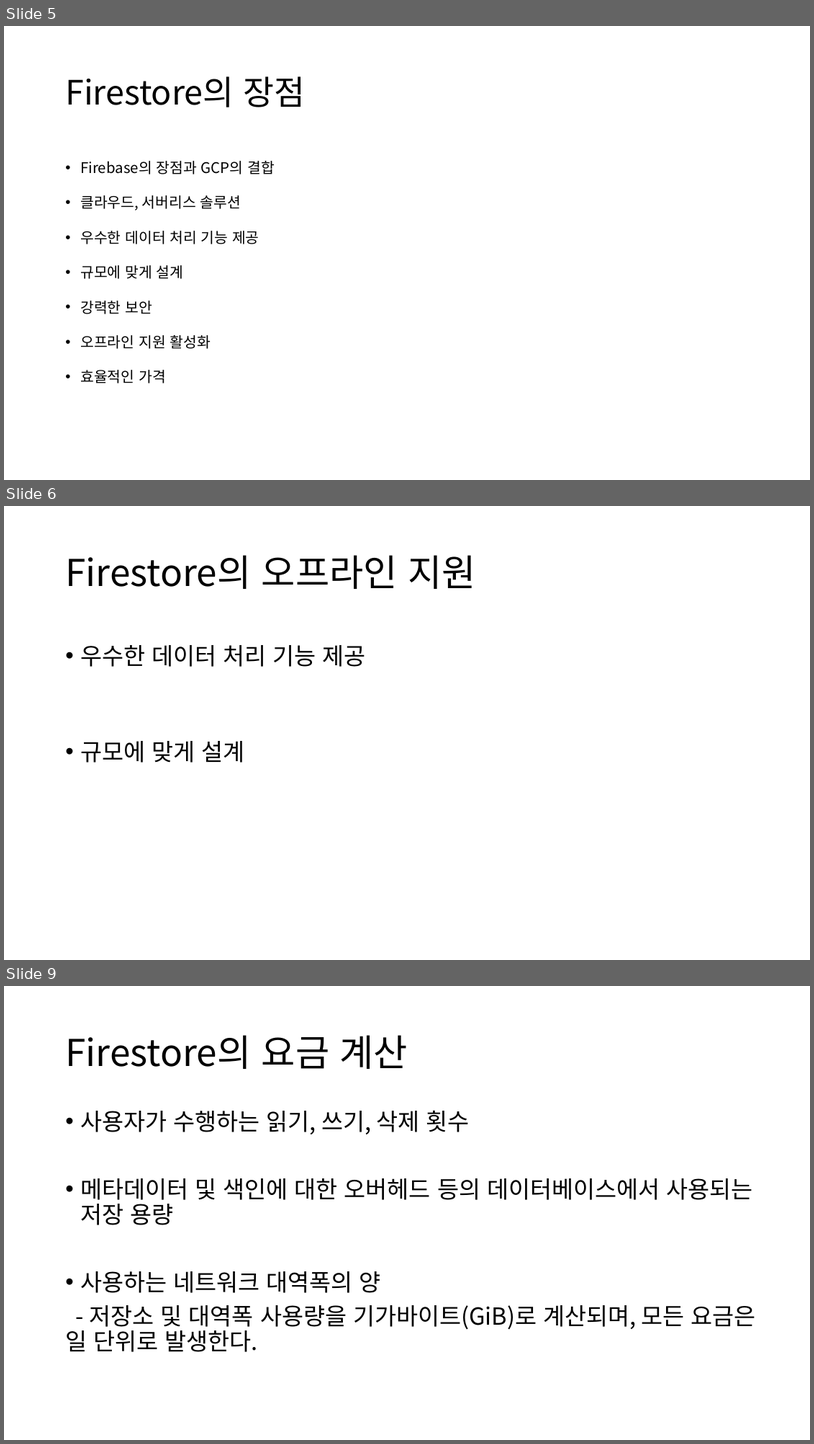
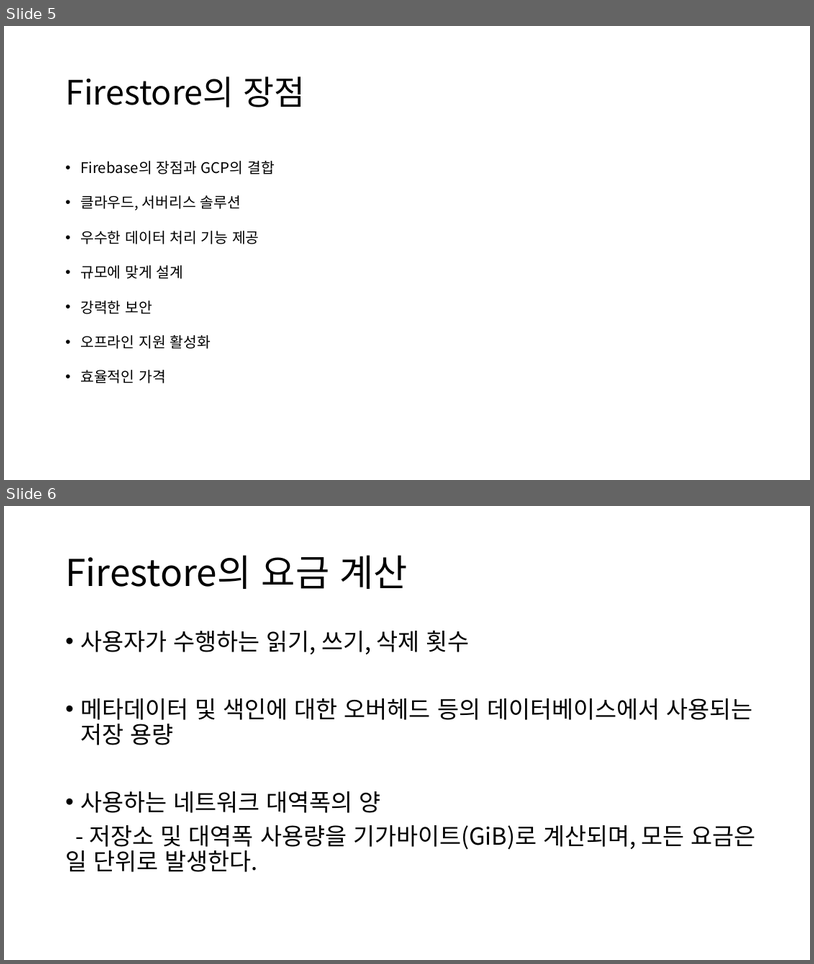
Before and after one commit to popuyaha/gcp-bootstrap-client, a slide deck: GCP기반 Serverless 아키텍쳐.pptx. Shown one above the other, each under a label of ours: slides 5, 6 and 9 before the commit, slides 5 and 6 after it; the slides between them are not shown. The pictures are 814x1444 and 814x964 pixels, drawn with LibreOffice and Linux fonts; fonts in the diff are those of the drawing. Boxes give left, top, right and bottom in pixels: in the first picture for what was removed or moved away, otherwise in the second. Text is boxed around its words. In the diff, an @@ line names an element or a change of style, - is before the commit and + after.

```diff
--- a/GCP기반 Serverless 아키텍쳐.pptx
+++ b/GCP기반 Serverless 아키텍쳐.pptx
@@ slide 6 removed at <box>4,506,810,960</box>, background #FFFFFF @@
@@ title removed at <box>65,555,476,589</box> @@
-Firestore의 오프라인 지원
@@ text removed at <box>80,645,366,762</box> @@
-• 우수한 데이터 처리 기능 제공
-• 규모에 맞게 설계
@@ what was slide 9 is now slide 6 @@
```
Also in this commit, not shown: 2 other slides removed, 17 other files.
